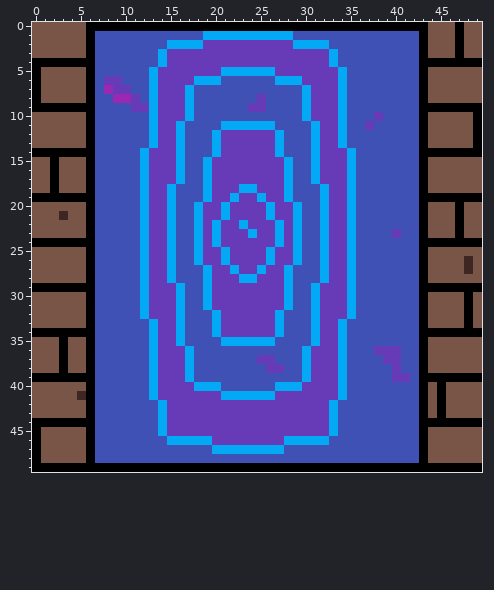
Pixel-art sprite, stored at out/production/cs230-group-17-game/com/group17/game/resources/sprites/teleporter.png. Above: the version before the commit.
The file is 50x50 pixels.
And afterwards:
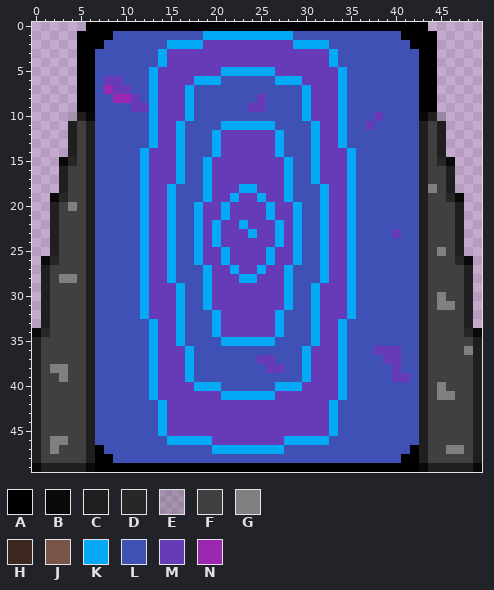
Palette (. is transparent): A #000000  B #090909  C #1f1f1f  D #272727  E #4040403a  F #404040  G #808080  H #3e2723  J #795548  K #03a9f4  L #3f51b5  M #673ab7  N #9c27b0
Diff:
Changed rows in their new state; - is an unchanged pixel.
first column x 0:
 0 ......--------------------------------------......
 1 .....A-AA--------------------------------AA-A.....
 2 .....A-A----------------------------------A-A.....
 3 .....A--------------------------------------A.....
 4 .....----------------------------------------.....
 5 .....A--------------------------------------A.....
 6 .....A--------------------------------------A.....
 7 .....A--------------------------------------A.....
 8 .....A--------------------------------------A.....
 9 .....----------------------------------------.....
10 ....ECB------------------------------------BCE....
11 ....CFC------------------------------------CFC....
12 ....CFC------------------------------------CFC....
13 ....CFC------------------------------------CFC....
14 ....CFC------------------------------------CFC....
15 ...BDFC------------------------------------CFDB...
16 ...CFFC------------------------------------CFFC...
17 ...CFFC------------------------------------CFFC...
18 ...CFFC------------------------------------CGFC...
19 ..BDFFC------------------------------------CFFDB..
20 ..CFGFC------------------------------------CFFFC..
21 ..CFFFC------------------------------------CFFFC..
22 ..CFFFC------------------------------------CFFFC..
23 ..CFFFC------------------------------------CFFFC..
24 ..CFFFC------------------------------------CFFFC..
25 ..CFFFC------------------------------------CFGFC..
26 .BDFFFC------------------------------------CFFFDB.
27 .CFFFFC------------------------------------CFFFFC.
28 .CFGGFC------------------------------------CFFFFC.
29 .CFFFFC------------------------------------CFFFFC.
30 .CFFFFC------------------------------------CFGFFC.
31 .CFFFFC------------------------------------CFGGFC.
32 .CFFFFC------------------------------------CFFFFC.
33 .CFFFFC------------------------------------CFFFFC.
34 BDFFFFC------------------------------------CFFFFDB
35 CFFFFFC------------------------------------CFFFFFC
36 CFFFFFC------------------------------------CFFFFGC
37 CFFFFFC------------------------------------CFFFFFC
38 CFGGFFC------------------------------------CFFFFFC
39 CFFGFFC------------------------------------CFFFFFC
40 CFFFFFC------------------------------------CFGFFFC
41 CFFFFFC------------------------------------CFGGFFC
42 CFFFFFC------------------------------------CFFFFFC
43 CFFFFFC------------------------------------CFFFFFC
44 CFFFFFC------------------------------------CFFFFFC
45 CFFFFFC------------------------------------CFFFFFC
46 CFGGFFC------------------------------------CFFFFFC
47 CFGFFFCA----------------------------------ACFFGGFC
48 CFFFFFCAA--------------------------------AACFFFFFC
49 BCCCCCB------------------------------------BCCCCCB
Changed places in both pictures, as pixel boxes (x1, y1, x2, y2):
changed: (32, 22, 113, 472)
changed: (401, 22, 482, 472)
